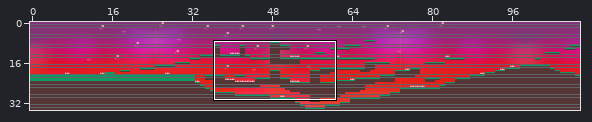
Two states of a Tiled map, android/assets/Primer nivel.tmx. Above, an overview of the earlier version with the close-up marked.
Close-up. Before the edit:
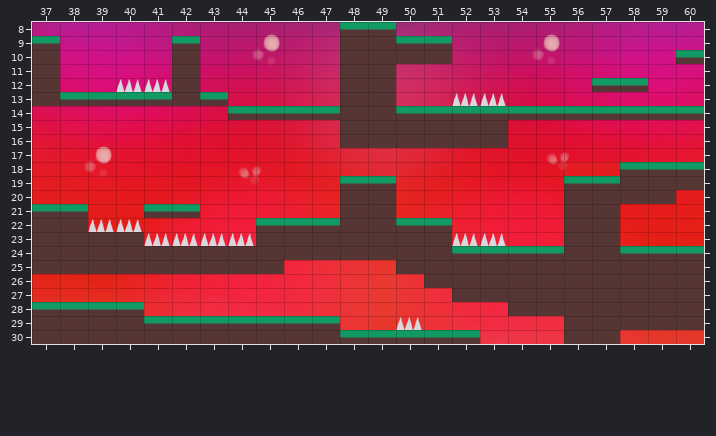
Cells are 64x32 px. Shown: x 37..60, y 8..30. The commit also changed other parts of the map, which this record leaves out.
The same view after the edit:
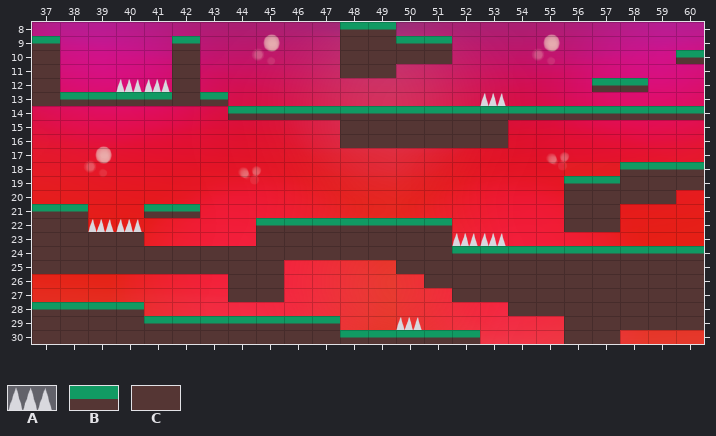
Key: from "Untitled-10": A 2; from "Untitled-9": B 66, C 82.
_ is an empty cell, . an unchanged one.
From old to new:
--- layer "Pasto y Picos"
@@ x 48..52 @@
-12 CC...
-13 CC..A
-14 CC...
+12 __...
+13 __.._
+14 BB...
@@ x 41..57 @@
-19 .......BB........
-20 .......CC........
-21 .......CC........
-22 .......CC........
-23 AAAA...........CC
-24 ...............CC
+19 .......__........
+20 .......__........
+21 .......__........
+22 .......BB........
+23 ____...........__
+24 ...............BB
@@ x 44..45 @@
-26 __
-27 __
+26 CC
+27 CC
